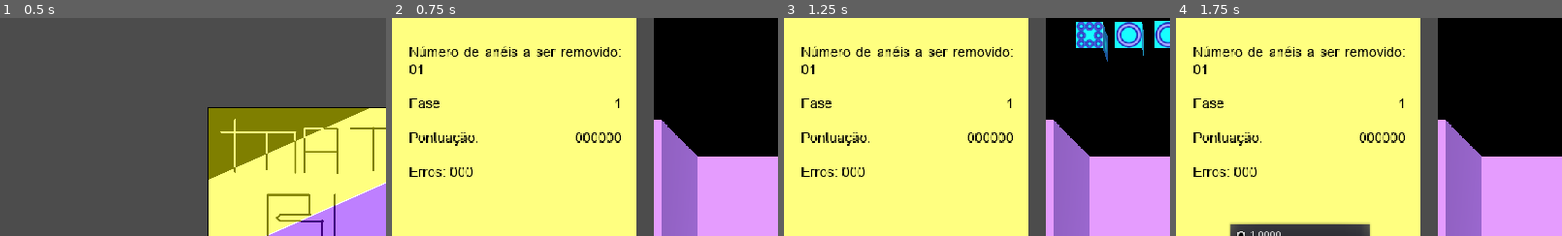
Above: before the commit, frames 1-4 (left to right).
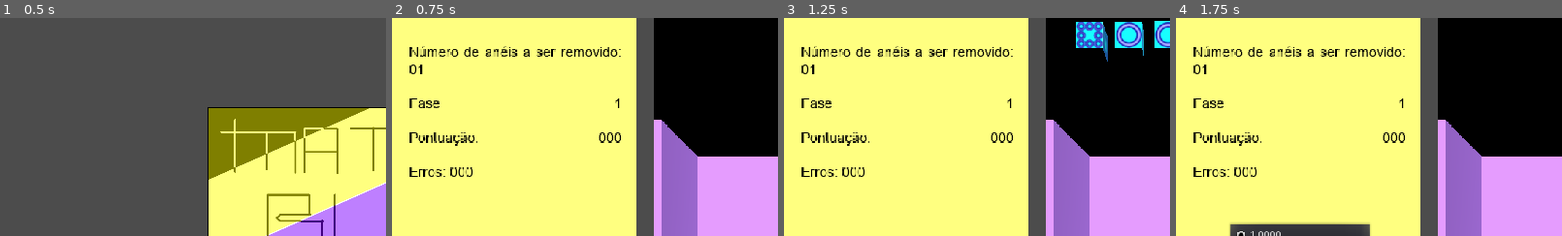
Above: after the commit, the same moments.

Repository: tautologias345/math_blocks
Game: Godot game, scene res://scenes/Menu.tscn
Same seed, same stepped clock (60 frames per second), same inputs: the game is played once before the commit and once after it.
Inputs:
- Up to frame 1 (0.5 s): no input
- Up to frame 2 (0.75 s): click "Jogar" at 0.5 s
- Up to frame 3 (1.25 s): no input
- Up to frame 4 (1.75 s): click "1,0000" at 1.25 s
The pictures show only the part of the screen within x 0-50%, y 0-50%; the shares and areas given below are measured in that part.

Frame 1 is identical in both runs. In frame 2, 0.2% of the frame differs, in the area x 47-58%, y 52-58%; in frame 3, 0.2%; in frame 4, 0.2%.

Commit message:
Informações

Diff:
--- a/scripts/Jogo.gd
+++ b/scripts/Jogo.gd
@@ -97,47 +97,47 @@
 	if numero_aneis_requerido < 10:
 		if pontuacao < 10:
 			if erros < 10:
-				info_text = "Número de anéis a ser removido: 0%d\n\nFase %d\n\nPontuação: 00000%d\n\nErros: 00%d" % [numero_aneis_requerido, fase, pontuacao, erros]
-			elif erros < 100:
-				info_text = "Número de anéis a ser removido: 0%d\n\nFase %d\n\nPontuação: 00000%d\n\nErros: 0%d" % [numero_aneis_requerido, fase, pontuacao, erros]
-			else:
-				info_text = "Número de anéis a ser removido: 0%d\n\nFase %d\n\nPontuação: 00000%d\n\nErros: %d" % [numero_aneis_requerido, fase, pontuacao, erros]
+				info_text = "Número de anéis a ser removido: 0%d\n\nFase %d\n\nPontuação: 00%d\n\nErros: 00%d" % [numero_aneis_requerido, fase, pontuacao, erros]
+			elif erros < 100:
+				info_text = "Número de anéis a ser removido: 0%d\n\nFase %d\n\nPontuação: 00%d\n\nErros: 0%d" % [numero_aneis_requerido, fase, pontuacao, erros]
+			else:
+				info_text = "Número de anéis a ser removido: 0%d\n\nFase %d\n\nPontuação: 00%d\n\nErros: %d" % [numero_aneis_requerido, fase, pontuacao, erros]
 		elif pontuacao < 100:
 			if erros < 10:
-				info_text = "Número de anéis a ser removido: 0%d\n\nFase %d\n\nPontuação: 0000%d\n\nErros: 00%d" % [numero_aneis_requerido, fase, pontuacao, erros]
-			elif erros < 100:
-				info_text = "Número de anéis a ser removido: 0%d\n\nFase %d\n\nPontuação: 0000%d\n\nErros: 0%d" % [numero_aneis_requerido, fase, pontuacao, erros]
-			else:
-				info_text = "Número de anéis a ser removido: 0%d\n\nFase %d\n\nPontuação: 0000%d\n\nErros: %d" % [numero_aneis_requerido, fase, pontuacao, erros]
-		elif pontuacao < 1000:
-			if erros < 10:
-				info_text = "Número de anéis a ser removido: 0%d\n\nFase %d\n\nPontuação: 000%d\n\nErros: 00%d" % [numero_aneis_requerido, fase, pontuacao, erros]
-			elif erros < 100:
-				info_text = "Número de anéis a ser removido: 0%d\n\nFase %d\n\nPontuação: 000%d\n\nErros: 0%d" % [numero_aneis_requerido, fase, pontuacao, erros]
-			else:
-				info_text = "Número de anéis a ser removido: 0%d\n\nFase %d\n\nPontuação: 000%d\n\nErros: %d" % [numero_aneis_requerido, fase, pontuacao, erros]
+				info_text = "Número de anéis a ser removido: 0%d\n\nFase %d\n\nPontuação: 0%d\n\nErros: 00%d" % [numero_aneis_requerido, fase, pontuacao, erros]
+			elif erros < 100:
+				info_text = "Número de anéis a ser removido: 0%d\n\nFase %d\n\nPontuação: 0%d\n\nErros: 0%d" % [numero_aneis_requerido, fase, pontuacao, erros]
+			else:
+				info_text = "Número de anéis a ser removido: 0%d\n\nFase %d\n\nPontuação: 0%d\n\nErros: %d" % [numero_aneis_requerido, fase, pontuacao, erros]
+		else:
+			if erros < 10:
+				info_text = "Número de anéis a ser removido: 0%d\n\nFase %d\n\nPontuação: %d\n\nErros: 00%d" % [numero_aneis_requerido, fase, pontuacao, erros]
+			elif erros < 100:
+				info_text = "Número de anéis a ser removido: 0%d\n\nFase %d\n\nPontuação: %d\n\nErros: 0%d" % [numero_aneis_requerido, fase, pontuacao, erros]
+			else:
+				info_text = "Número de anéis a ser removido: 0%d\n\nFase %d\n\nPontuação: %d\n\nErros: %d" % [numero_aneis_requerido, fase, pontuacao, erros]
 	else:
 		if pontuacao < 10:
 			if erros < 10:
-				info_text = "Número de anéis a ser removido: 0%d\n\nFase %d\n\nPontuação: 00000%d\n\nErros: 00%d" % [numero_aneis_requerido, fase, pontuacao, erros]
-			elif erros < 100:
-				info_text = "Número de anéis a ser removido: 0%d\n\nFase %d\n\nPontuação: 00000%d\n\nErros: 0%d" % [numero_aneis_requerido, fase, pontuacao, erros]
-			else:
-				info_text = "Número de anéis a ser removido: 0%d\n\nFase %d\n\nPontuação: 00000%d\n\nErros: %d" % [numero_aneis_requerido, fase, pontuacao, erros]
+				info_text = "Número de anéis a ser removido: %d\n\nFase %d\n\nPontuação: 00%d\n\nErros: 00%d" % [numero_aneis_requerido, fase, pontuacao, erros]
+			elif erros < 100:
+				info_text = "Número de anéis a ser removido: %d\n\nFase %d\n\nPontuação: 00%d\n\nErros: 0%d" % [numero_aneis_requerido, fase, pontuacao, erros]
+			else:
+				info_text = "Número de anéis a ser removido: %d\n\nFase %d\n\nPontuação: 00%d\n\nErros: %d" % [numero_aneis_requerido, fase, pontuacao, erros]
 		elif pontuacao < 100:
 			if erros < 10:
-				info_text = "Número de anéis a ser removido: 0%d\n\nFase %d\n\nPontuação: 0000%d\n\nErros: 00%d" % [numero_aneis_requerido, fase, pontuacao, erros]
-			elif erros < 100:
-				info_text = "Número de anéis a ser removido: 0%d\n\nFase %d\n\nPontuação: 0000%d\n\nErros: 0%d" % [numero_aneis_requerido, fase, pontuacao, erros]
-			else:
-				info_text = "Número de anéis a ser removido: 0%d\n\nFase %d\n\nPontuação: 0000%d\n\nErros: %d" % [numero_aneis_requerido, fase, pontuacao, erros]
-		elif pontuacao < 1000:
-			if erros < 10:
-				info_text = "Número de anéis a ser removido: 0%d\n\nFase %d\n\nPontuação: 000%d\n\nErros: 00%d" % [numero_aneis_requerido, fase, pontuacao, erros]
-			elif erros < 100:
-				info_text = "Número de anéis a ser removido: 0%d\n\nFase %d\n\nPontuação: 000%d\n\nErros: 0%d" % [numero_aneis_requerido, fase, pontuacao, erros]
-			else:
-				info_text = "Número de anéis a ser removido: 0%d\n\nFase %d\n\nPontuação: 000%d\n\nErros: %d" % [numero_aneis_requerido, fase, pontuacao, erros]
+				info_text = "Número de anéis a ser removido: %d\n\nFase %d\n\nPontuação: 0%d\n\nErros: 00%d" % [numero_aneis_requerido, fase, pontuacao, erros]
+			elif erros < 100:
+				info_text = "Número de anéis a ser removido: %d\n\nFase %d\n\nPontuação: 0%d\n\nErros: 0%d" % [numero_aneis_requerido, fase, pontuacao, erros]
+			else:
+				info_text = "Número de anéis a ser removido: %d\n\nFase %d\n\nPontuação: 0%d\n\nErros: %d" % [numero_aneis_requerido, fase, pontuacao, erros]
+		else:
+			if erros < 10:
+				info_text = "Número de anéis a ser removido: %d\n\nFase %d\n\nPontuação: %d\n\nErros: 00%d" % [numero_aneis_requerido, fase, pontuacao, erros]
+			elif erros < 100:
+				info_text = "Número de anéis a ser removido: %d\n\nFase %d\n\nPontuação: %d\n\nErros: 0%d" % [numero_aneis_requerido, fase, pontuacao, erros]
+			else:
+				info_text = "Número de anéis a ser removido: %d\n\nFase %d\n\nPontuação: %d\n\nErros: %d" % [numero_aneis_requerido, fase, pontuacao, erros]
 	get_node("/root/ViewportTriplo/CanvasLayer/GridContainer/ViewportContainer1/Viewport1/FundoEsq/Info").set_text(info_text)
 
 # ordena um vetor aleatoriamente
